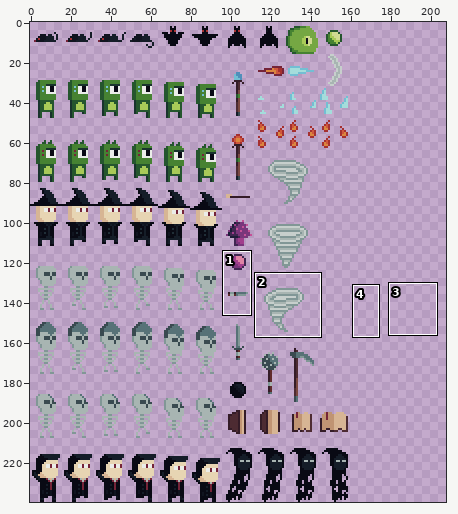
Two versions of one sprite sheet, Resourses/Enemy1.png. The first picture is a wide view before the edit; the outline marks the close-up.
Close-up. Earlier state:
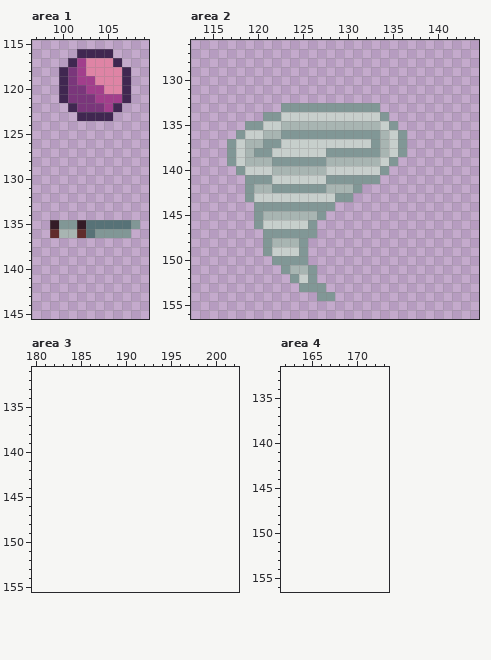
The file is 160x240 pixels. Shown: area 1: x 97..109, y 115..145; area 2: x 113..144, y 126..156; area 3: x 180..202, y 131..155; area 4: x 162..173, y 132..156. The old version is drawn lined up with the new one, on the new canvas. The commit also changed other parts of the picture, which this record leaves out.
After:
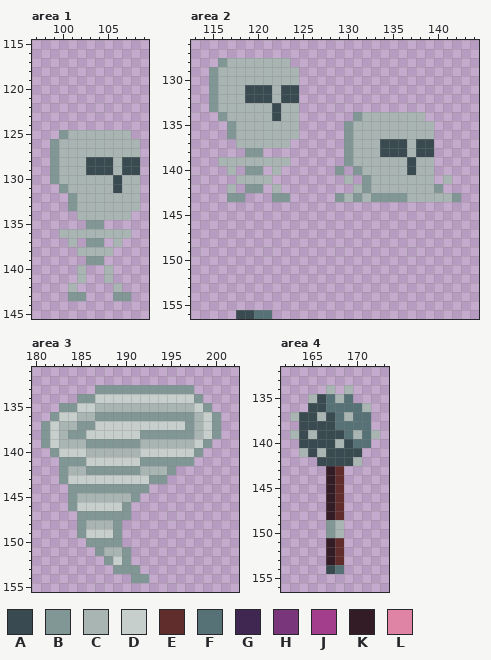
Palette (. is transparent): A #394a50  B #819796  C #a8b5b2  D #c7cfcc  E #602c2c  F #577277  G #402751  H #7a367b  J #a23e8c  K #341c27  L #df84a5
What changed:
canvas 160x240 -> 208x240
Changed rows in their new state; - is an unchanged pixel.
Area 1:
first column x 99:
116 ---....---
117 --......--
118 -........-
119 -........-
120 -........-
121 -........-
122 --......--
123 ---....---
125 -BCCCCCCC-
126 BCCCCCCCCC
127 BCCCCCCCCC
128 BCCCAAACAA
129 BCCCAAACAA
130 BCCCCCCACC
131 -BCCCCCACC
132 --BCCCCCCC
133 --BCCCCCCC
134 ---CCCCCC-
135 ....BB....
136 .--CCCCCC-
137 --C-BB-C--
138 ---CCCC---
139 ----BB----
140 ---C--C---
141 ---C--C---
142 --C----C--
143 --BB---BB-
Area 2:
first column x 115:
128 -BCCCCCCC-------------------
129 BCCCCCCCCC------------------
130 BCCCCCCCCC------------------
131 BCCCAAACAA------------------
132 BCCCAAACAA------------------
133 BCCCCCCACC.........---------
134 -BCCCCCACC......BCCCCCCC----
135 --BCCCCC--.....B---CCCCCC---
136 --BCCC--CC.....-CCC-CCCCC---
137 --.C--CCC......BCCCAAACAA---
138 --..B-.........-CCCAAACAA---
139 -CCC---CC......B---CCCACC---
140 --C.BB.-......B.BCCCCCACC---
141 ---CCCC........C.-CCCCCCC-C-
142 --C--B.C........CBCCCCCCCB--
143 --BB...BB.....-CBCBBBBCCCCCB
144 -----.........--------------
145 -----........---------------
146 -----.......----------------
147 ------......----------------
148 ------.....-----------------
149 ------.....-----------------
150 -------....-----------------
151 --------....----------------
152 ---------...----------------
153 ----------...---------------
154 ------------..--------------
156 ---AAFF---------------------
Area 3:
first column x 181:
133 ------BBBBBBBBBBB---
134 ----BBDDDDDDDDDDDB--
135 --BBDDCCCCCCCCCCCDB-
136 -BDDCCBBBBBBBBBBBCDB
137 BDCCBBDDDDDDDDDDBCDB
138 BDCBBDDDDDDBBBBBBCDB
139 BDCCCBBBBBBCCCCCCDB-
140 -BDDDCCCCCCDDDDDDB--
141 --BBBDDDDDDBBBBBB---
142 --BCCBBBBBBCCCB-----
143 --BDDDDDDDDDBB------
144 ---BBBBBBBBB--------
145 ---BCCCCCCB---------
146 ---BDDDDDB----------
147 ----BBBBBB----------
148 ----BCCCB-----------
149 ----BDDDB-----------
150 -----BBBB-----------
151 ------BCCB----------
152 -------BDB----------
153 --------BBB---------
154 ----------BB--------
Area 4:
first column x 163:
134 ----C-C---
135 --CAFCF---
136 --AAFFFFC-
137 CAACAFCFF-
138 -AAAAFFFF-
139 CACAAAFCFC
140 -AAAACAFF-
141 -CACAAAA--
142 ---AAAAC--
143 ----KE----
144 ----KE----
145 ----KE----
146 ----KE----
147 ----KE----
148 ----KE----
149 ----BC----
150 ----BC----
151 ----KE----
152 ----KE----
153 ----KE----
154 ----AF----
Boxes around the changes in both close-ups, in picture pixels (x1, y1, x2, y2):
changed: (50, 49, 140, 301)
changed: (209, 58, 461, 301)
added: (236, 310, 272, 319)
added: (41, 385, 221, 583)
added: (290, 385, 380, 574)
